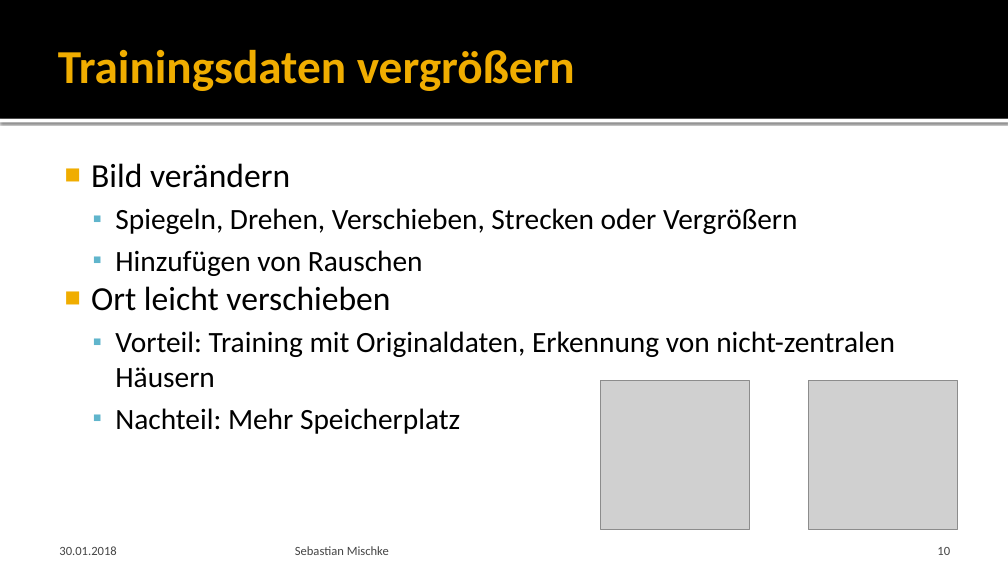
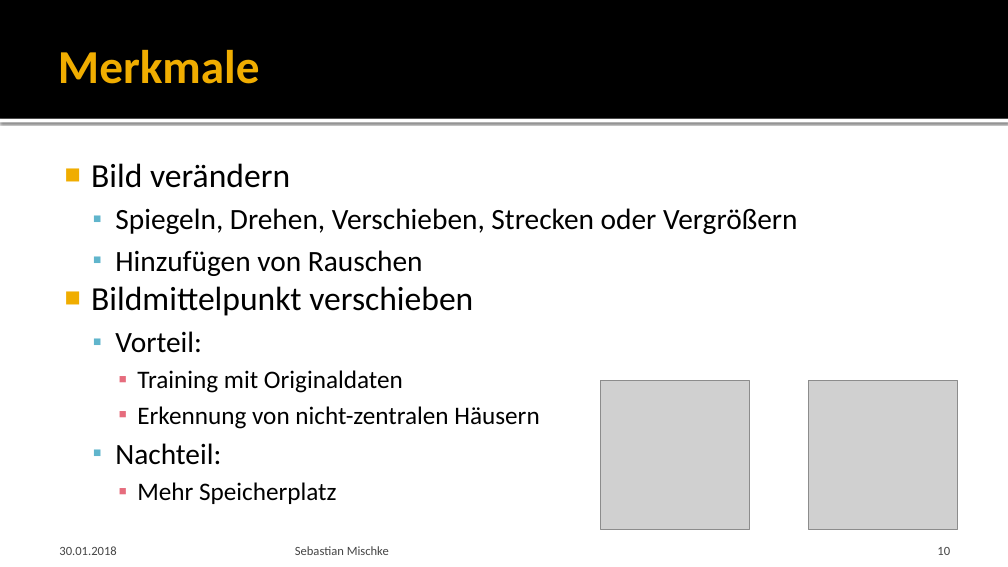
Before and after one commit to Saritus/bachelor-thesis, a slide deck: slide 10 of docs/verteidigung/Verteidigung.pptx. Drawn at 1008x567 pixels with LibreOffice and Linux fonts; fonts in the diff are those of the drawing; grey boxes stand for pictures; background and template pictures are left out. Boxes give left, top, right and bottom in pixels: in the first picture for what was removed or moved away, otherwise in the second. Text is boxed around its words. In the diff, an @@ line names an element or a change of style, - is before the commit and + after.

Commit message:
Improve presentation

```diff
--- a/docs/verteidigung/Verteidigung.pptx
+++ b/docs/verteidigung/Verteidigung.pptx
@@ title at (x1=58, y1=49, x2=260, y2=84): text changed @@
-Trainingsdaten vergrößern
+Merkmale
@@ text at (x1=91, y1=286, x2=539, y2=504): text changed; size 28 to 24 pt @@
-■ Ort leicht verschieben
-  ▪ Vorteil: Training mit Originaldaten, Erkennung von nicht-zentralen Häusern
-  ▪ Nachteil: Mehr Speicherplatz
+■ Bildmittelpunkt verschieben
+  ▪ Vorteil:
+    ▪ Training mit Originaldaten
+    ▪ Erkennung von nicht-zentralen Häusern
+  ▪ Nachteil:
+    ▪ Mehr Speicherplatz
```
Also in this commit, not shown: 10 other slides changed, 1 slide added, 1 other file.
